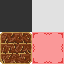
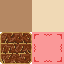
Two versions of the same layered image (64x64). Layer-by-layer changes:
painted on "Layer 1" over [33, 33, 63, 63]
painted on "White Tile" over [32, 0, 64, 32]
painted on "Black Tile" over [0, 0, 32, 32]
